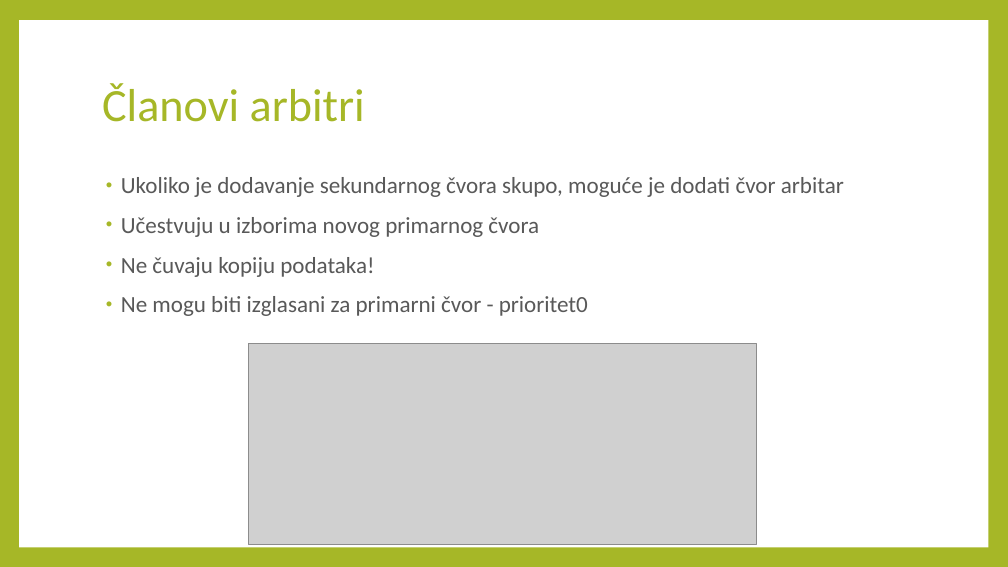
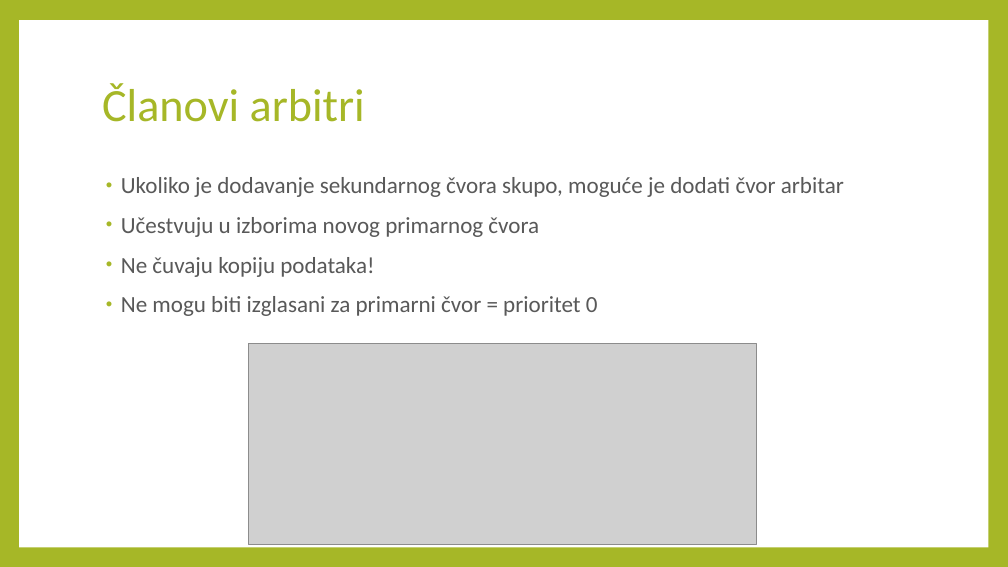
Before and after one commit to sanjamilenkovic/sistemi_baza, a slide deck: slide 16 of projekat 3/Replikacija kod MongoDB baze podataka.pptx. Drawn at 1008x567 pixels with LibreOffice and Linux fonts; fonts in the diff are those of the drawing; grey boxes stand for pictures. Boxes give left, top, right and bottom in pixels: in the first picture for what was removed or moved away, otherwise in the second. Text is boxed around its words. In the diff, an @@ line names an element or a change of style, - is before the commit and + after.

```diff
--- a/projekat 3/Replikacija kod MongoDB baze podataka.pptx
+++ b/projekat 3/Replikacija kod MongoDB baze podataka.pptx
@@ text at (x1=121, y1=296, x2=598, y2=316): text changed @@
-• Ne mogu biti izglasani za primarni čvor - prioritet0
+• Ne mogu biti izglasani za primarni čvor = prioritet 0
```
Also in this commit, not shown: 1 other slide changed, 3 other files.
